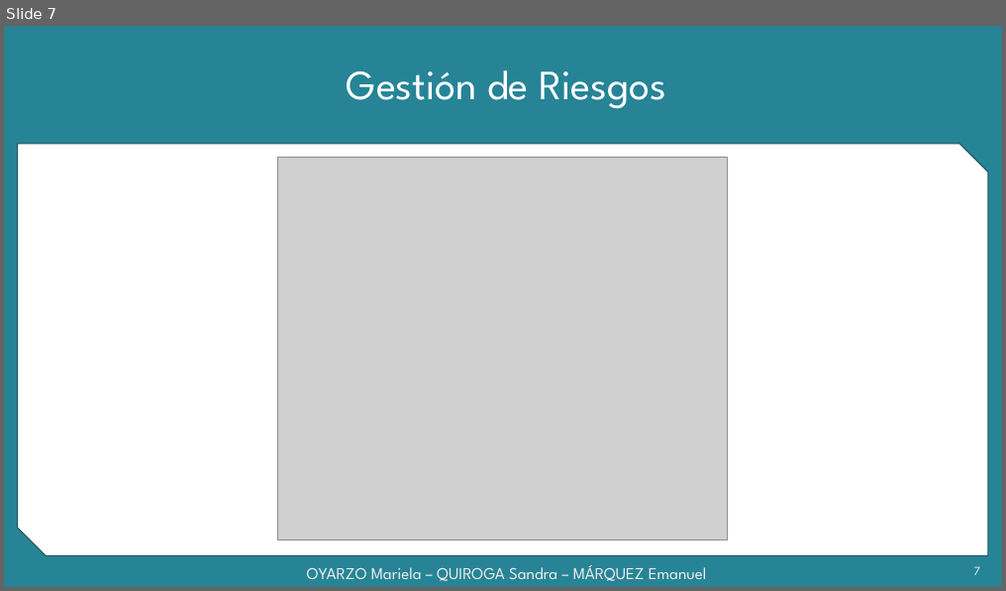
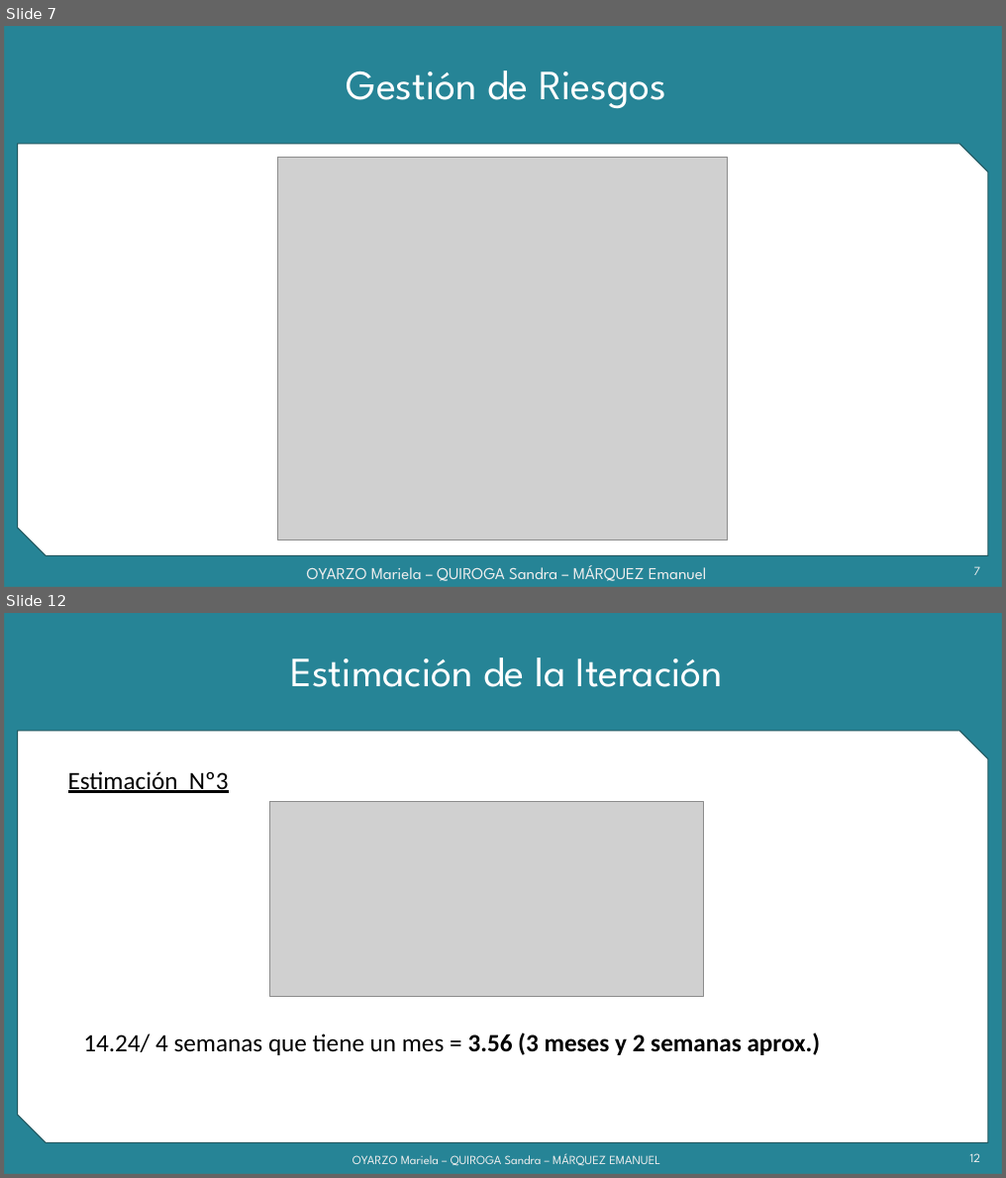
Before and after one commit to grupoyenu/yenu, a slide deck: 08. Presentaciones/Presentación 5 Parcial - 17.10.17.pptx. Shown one above the other, each under a label of ours: slide 7 before the commit, slides 7 and 12 after it; the slides between them are not shown. The pictures are 1006x591 and 1006x1178 pixels, drawn with LibreOffice and Linux fonts; fonts in the diff are those of the drawing; grey boxes stand for pictures; background and template pictures are left out. Boxes give left, top, right and bottom in pixels: in the first picture for what was removed or moved away, otherwise in the second. Text is boxed around its words. In the diff, an @@ line names an element or a change of style, - is before the commit and + after.

```diff
--- a/08. Presentaciones/Presentación 5 Parcial - 17.10.17.pptx
+++ b/08. Presentaciones/Presentación 5 Parcial - 17.10.17.pptx
@@ slide 12 added at (x1=4, y1=613, x2=1002, y2=1174), background #F2F2F2; not listed: 2 template elements that a slide beside it also shows @@
@@ title added at (x1=290, y1=658, x2=723, y2=687), 40 pt, text #FFFFFF @@
+Estimación de la Iteración
@@ text added at (x1=68, y1=771, x2=229, y2=793), 24 pt, text #000000, underline @@
+Estimación Nº3
@@ picture added at (x1=269, y1=802, x2=703, y2=996) @@
@@ text added at (x1=83, y1=1033, x2=821, y2=1056), 24 pt, text #000000 @@
+14.24/ 4 semanas que tiene un mes = 3.56 (3 meses y 2 semanas aprox.)
@@ text added at (x1=352, y1=1154, x2=660, y2=1166), 12 pt, text gradient #9E9E9E to #EDEDED to #FFFFFF @@
+OYARZO Mariela – QUIROGA Sandra – MÁRQUEZ EMANUEL
@@ page number added at (x1=970, y1=1154, x2=981, y2=1162), 12 pt, text gradient #9E9E9E to #EDEDED to #FFFFFF @@
+12
```
Also in this commit, not shown: 2 slides changed, 4 other slides added.
